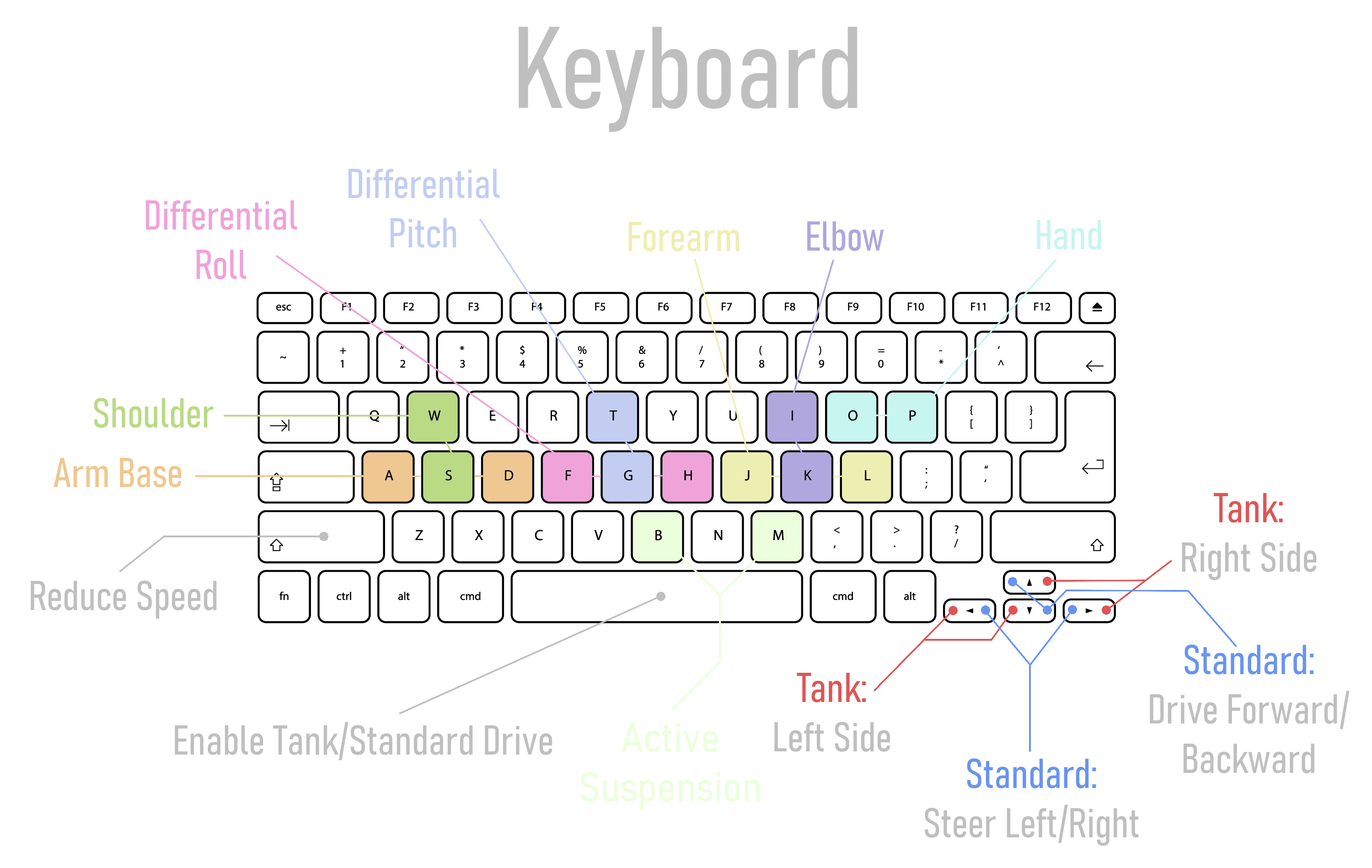
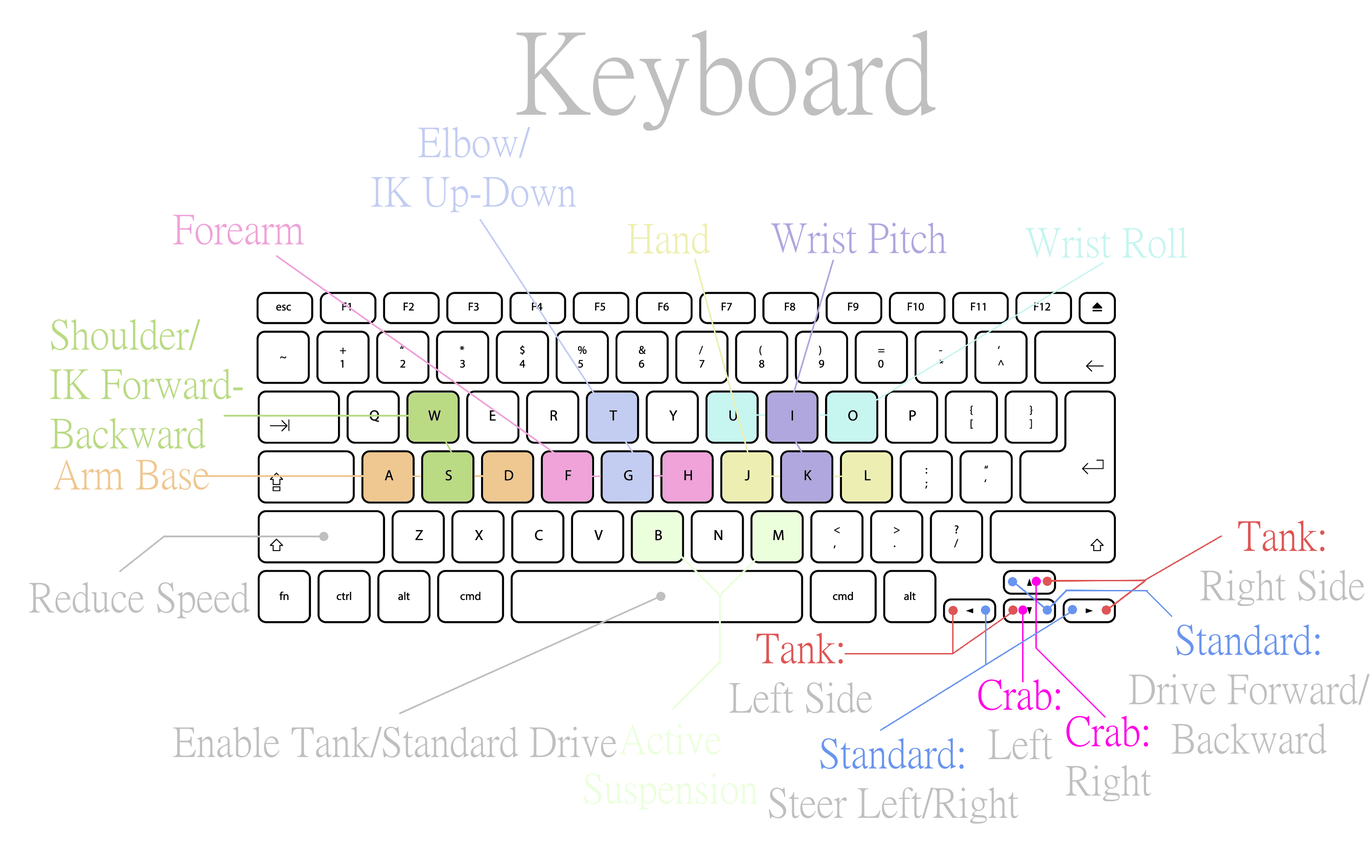
Layered file, before and after one edit (1372x868). Changes by layer:
painted on "Paint Layer 2" over 117, 204, 1259, 791
painted on "Background" over 209, 219, 1177, 718
